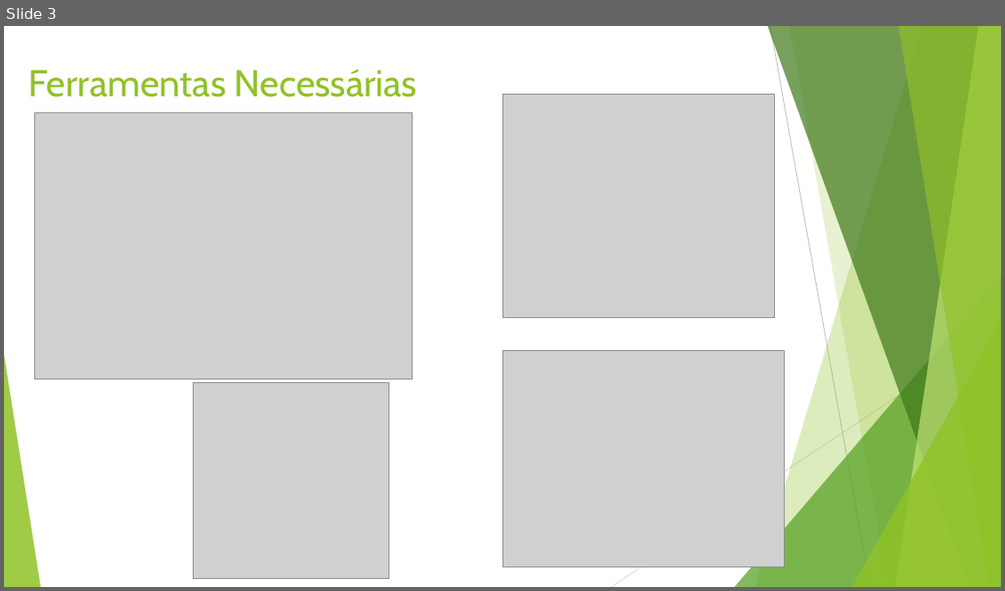
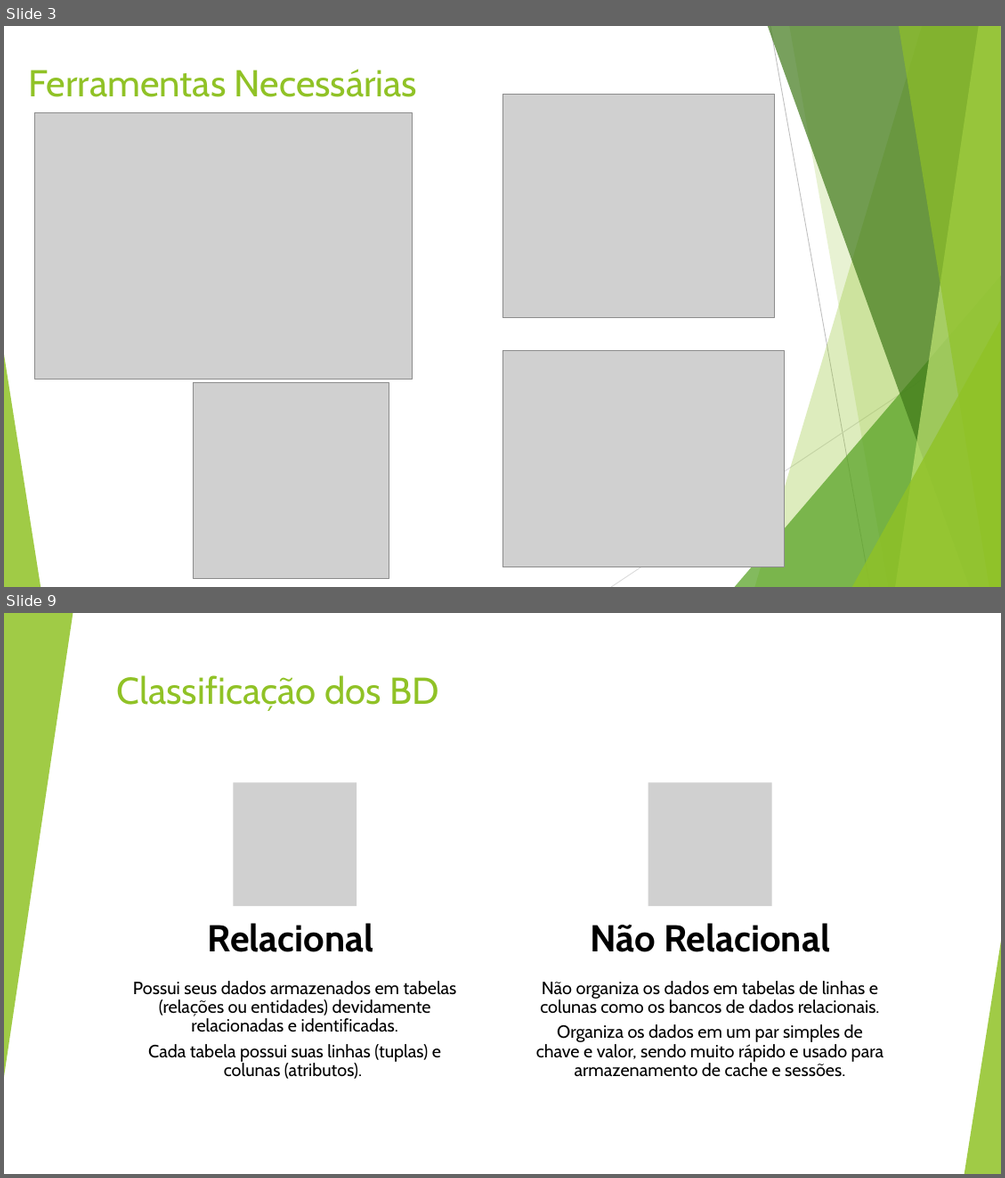
Before and after one commit to flaviosilva90/Aulas-Delphi, a slide deck: BD/SQL – BANCO DE DADOS.pptx. Shown one above the other, each under a label of ours: slide 3 before the commit, slides 3 and 9 after it; the slides between them are not shown. The pictures are 1005x591 and 1005x1178 pixels, drawn with LibreOffice and Linux fonts; fonts in the diff are those of the drawing; grey boxes stand for pictures. Boxes give left, top, right and bottom in pixels: in the first picture for what was removed or moved away, otherwise in the second. Text is boxed around its words. In the diff, an @@ line names an element or a change of style, - is before the commit and + after.

```diff
--- a/BD/SQL – BANCO DE DADOS.pptx
+++ b/BD/SQL – BANCO DE DADOS.pptx
@@ slide 9 added at <box>4,613,1001,1174</box>, background #FFFFFF; not listed: 10 template elements that a slide beside it also shows @@
@@ rectangle added at <box>4,613,1001,1174</box>, fill #FFFFFF @@
@@ triangle added at <box>4,613,73,1077</box>, fill #90C226 at 85% opacity @@
@@ title added at <box>117,675,439,711</box>, 36 pt, text #90C226 @@
+Classificação dos BD
@@ triangle added at <box>964,941,1001,1174</box>, fill #90C226 at 85% opacity @@
@@ group added at <box>133,783,883,1078</box>: 4 texts, 2 pictures @@
+Relacional
+Possui seus dados armazenados em tabelas (relações ou entidades) devidamente relacionadas e identificadas.
+Cada tabela possui suas linhas (tuplas) e colunas (atributos).
+Não Relacional
+Não organiza os dados em tabelas de linhas e colunas como os bancos de dados relacionais.
+Organiza os dados em um par simples de chave e valor, sendo muito rápido e usado para armazenamento de cache e sessões.
```
Also in this commit, not shown: 6 other slides added, 2 other files.
